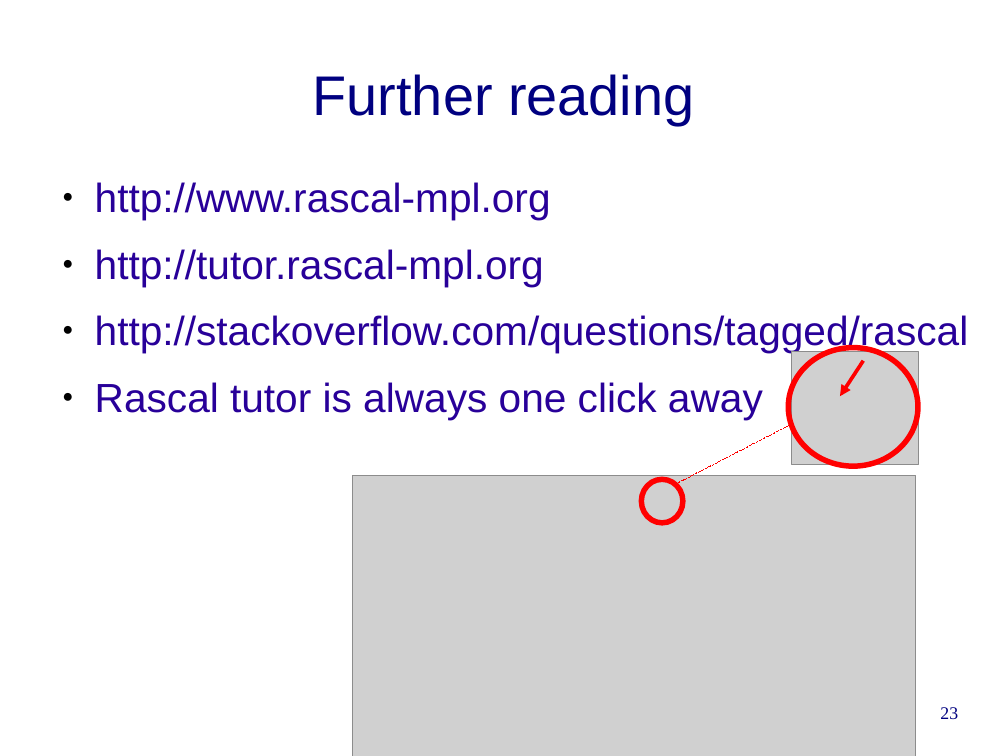
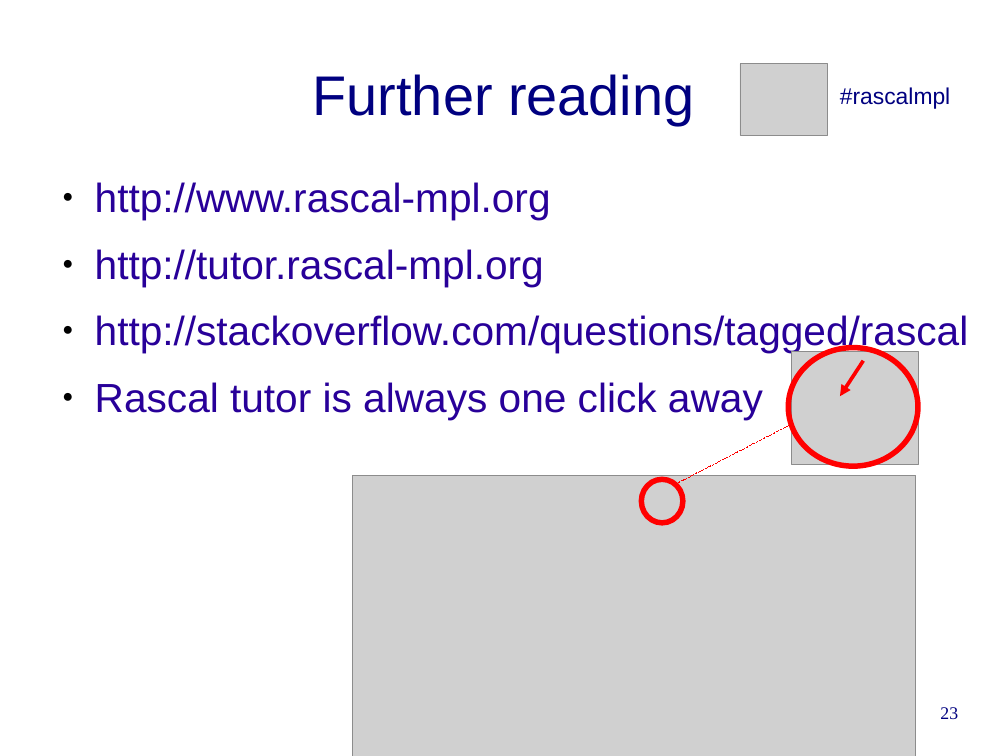
Before and after one commit to cwi-swat/rascal-course-pldi-2015, a slide deck: slide 23 of presentations/Rascal-overview.odp. Drawn at 1008x756 pixels with LibreOffice and Linux fonts; fonts in the diff are those of the drawing; grey boxes stand for pictures; background and template pictures are left out. Boxes give left, top, right and bottom in pixels: in the first picture for what was removed or moved away, otherwise in the second. Text is boxed around its words. In the diff, an @@ line names an element or a change of style, - is before the commit and + after.

Commit message:
Another one

```diff
--- a/presentations/Rascal-overview.odp
+++ b/presentations/Rascal-overview.odp
@@ picture added at (x1=740, y1=64, x2=828, y2=135) @@
@@ text added at (x1=840, y1=87, x2=950, y2=109), 18 pt, text #000080 @@
+#rascalmpl
```
